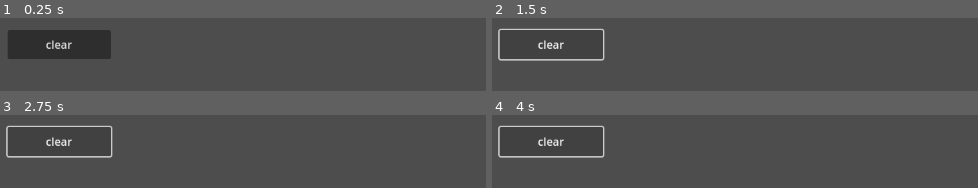
Above: before the commit, frames 1-4 (two rows, left to right).
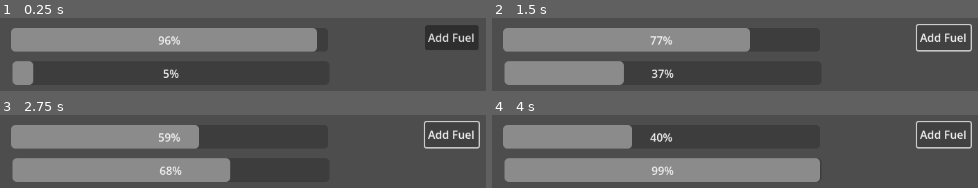
Above: after the commit, the same moments.

Repository: JACKADUX/godot-Factorio
Game: Godot game, scene res://modules/entities/mining_machine.tscn
The game is run twice, just before and just after one commit, with the same random seed, the same clock (stepped at 60 frames per second) and the same inputs. Before the commit the project starts from res://scenes/world.tscn.
Inputs:
- Up to frame 1 (0.25 s): no input
- Up to frame 2 (1.5 s): click "clear" (after the commit: "Add Fuel") at 0.5 s; click "clear" (after the commit: "Add Fuel") at 1.25 s
- Up to frame 3 (2.75 s): click "clear" (after the commit: "Add Fuel") at 2 s
- Up to frame 4 (4 s): no input

The runs differ from the first frame. In frame 1, 28% of the frame differs, in the area x 1-99%, y 9-92%; in frame 2, 27%; in frame 3, 29%; in frame 4, 32%, in the area x 1-99%, y 8-92%.

Commit message:
basic frame work components

Diff:
--- /dev/null
+++ b/Factorio/modules/components/craft_component.gd
@@ -0,0 +1,14 @@
+class_name CraftComponent extends StateTimer
+
+
+@export var crafting_speed:float = 1: #/s
+	set(value):
+		crafting_speed = value
+		_update_wait_time()
+@export var crafting_time:float = 1: #s
+	set(value):
+		crafting_time = value
+		_update_wait_time()
+
+func _update_wait_time():
+	wait_time = crafting_time/crafting_speed
--- /dev/null
+++ b/Factorio/modules/components/power_component.gd
@@ -0,0 +1,18 @@
+class_name PowerComponent extends StateTimer
+
+# 1 MJ = 1,000,000 J
+# 1 kW = 1,000 W
+# 1 W = 1 J/s
+
+@export var fuel_value:float = 4: # MJ
+	set(value):
+		fuel_value = value
+		_update_wait_time()
+
+@export var max_consumption:float = 150:  # kW
+	set(value):
+		max_consumption = value
+		_update_wait_time()
+
+func _update_wait_time():
+	wait_time = fuel_value*1000/max_consumption
--- /dev/null
+++ b/Factorio/modules/components/recipe_component.gd
@@ -0,0 +1,23 @@
+class_name RecipeComponent extends Node
+
+signal recipe_changed
+
+@export var recipe:Recipe:
+	set(value):
+		recipe = value
+		recipe_changed.emit()
+
+func consume(inputs:StorageCollection) -> bool:
+	var recipe_storages = recipe.get_ingredients()
+	var callables = []
+	for recipe_storage:Storage in recipe_storages.get_storages():
+		var input_storage = inputs.get_first_storage_by(recipe_storage.get_type())
+		if not input_storage:
+			return false
+		var recipe_number = recipe_storage.get_number()
+		if input_storage.get_number() < recipe_number:
+			return false
+		callables.append(func(): input_storage.take(recipe_number))
+	for callable in callables:
+		callable.call()
+	return true
--- /dev/null
+++ b/Factorio/modules/components/state_timer.gd
@@ -0,0 +1,19 @@
+class_name StateTimer extends Timer
+
+signal state_changed
+
+func _enter_tree():
+	timeout.connect(turn_off)
+	one_shot = true
+
+## Interface
+func turn_on():
+	start()
+	state_changed.emit()
+
+func turn_off():
+	stop()
+	state_changed.emit()
+
+func get_percent():
+	return (1-time_left/wait_time)
--- a/Factorio/modules/converter.gd
+++ /dev/null
@@ -1,35 +0,0 @@
-class_name Converter extends RefCounted
-
-signal formula_changed
-
-var _formula :Formula
-
-var _start_state:=false
-
-func is_started():
-	return _start_state
-
-func set_formula(formula:Formula):
-	_formula = formula
-	formula_changed.emit()
-
-func consume_inputs(inputs:StorageCollection) -> bool:
-	if _start_state:
-		#push_error("already started")
-		return false
-	if _formula.consume_inputs(inputs):
-		_start_state = true
-		return true
-	return false
-
-func get_time_cost():
-	return _formula.get_time_cost()
-
-func collect_outputs(outputs:StorageCollection) -> bool:
-	if not _start_state:
-		#push_error("not started")
-		return false
-	if _formula.collect_outputs(outputs):
-		_start_state = false
-		return true
-	return false
--- /dev/null
+++ b/Factorio/modules/data_structure/Items.gd
@@ -0,0 +1,8 @@
+class_name Enums extends Node
+
+enum Items {Null,
+			Coal,
+			IronOre,
+			CopperOre,
+
+	}
--- /dev/null
+++ b/Factorio/modules/data_structure/recipe.gd
@@ -0,0 +1,49 @@
+class_name Recipe extends Resource
+
+@export var _ingredients := StorageCollection.new()
+@export var _output := StorageCollection.new()
+@export var _crafting_time:float = 0.5  # s
+
+func get_crafting_time():
+	return _crafting_time
+
+func get_ingredients() -> StorageCollection:
+	return _ingredients
+
+## Statics
+static func create(consumes:StorageCollection, output:StorageCollection, time_cost:float=0) -> Recipe:
+	var recipe = Recipe.new()
+	recipe._ingredients = consumes
+	recipe._output = output
+	recipe._crafting_time = max(0.5, time_cost)
+	return recipe
+
+static func create_recipe_from(recipe_list:Array):
+	"""
+	# [type, consume/result, storage_max]
+	var _formula_list = [
+					[Items.Coal, 1, 1],
+					1,
+					[Items.Coal, 1, 1],
+					]
+	"""
+	var ingredients = StorageCollection.new()
+	var output = StorageCollection.new()
+	var crafting_time = 0
+	var input = true
+	for info in recipe_list:
+		if input:
+			if typeof(info) in [TYPE_FLOAT, TYPE_INT]:
+				crafting_time = info
+				input = false
+				continue
+			var max_number = 100
+			if info.size() == 3:
+				max_number = info[2]
+			ingredients.append_storage(Storage.create(info[0], info[1], max_number))
+		else:
+			var max_number = 100
+			if info.size() == 3:
+				max_number = info[2]
+			output.append_storage(Storage.create(info[0], info[1], max_number))
+	return Recipe.create(ingredients, output, crafting_time)
--- a/Factorio/modules/storage.gd
+++ b/Factorio/modules/data_structure/storage.gd
@@ -1,28 +1,19 @@
-class_name Storage extends RefCounted
+class_name Storage extends Resource
 
 signal storage_changed
 
-var _type:int = 0
-var _number:int = 0
-var _max_number:int = 64
+@export var _type:int = 0
+@export var _number:int = 0
+@export var _max_number:int = 100
 
-
-static func create(type:int, number:int, max_number:int=64) -> Storage:
+static func create(type:int, number:int, max_number:int=100) -> Storage:
 	var storage = Storage.new()
 	storage._type = type
 	storage._number = number
 	storage._max_number = max_number
 	return storage
 
-
 #region Interface
-func duplicate():
-	var storage = Storage.new()
-	storage._type = _type
-	storage._number = _number
-	storage._max_number = _max_number
-	return storage
-
 func is_same_type(other:Storage):
 	return _type == other.get_type()
 
--- a/Factorio/modules/storage_collection.gd
+++ b/Factorio/modules/data_structure/storage_collection.gd
@@ -1,17 +1,6 @@
-class_name StorageCollection extends RefCounted
+class_name StorageCollection extends Resource
 
-const EmptyStorageType :int = 0
-
-var _storages := []
-
-func duplicate(deep:=false):
-	var storages = StorageCollection.new()
-	if not deep:
-		storages._storages = _storages
-	else:
-		for st in _storages:
-			storages.append_storage(st.duplicate())
-	return storages
+@export var _storages :Array[Storage] = []
 
 func get_storages():
 	return _storages
@@ -63,3 +52,23 @@
 		data[type].space_left += space_left
 		data[type].storage_list.append(storage)
 	return data
+
+func collect_storages_by(storage_type:int) -> StorageCollection:
+	var data = get_type_total_data()
+	if data.has(storage_type):
+		return create_from_strages(data[storage_type].storage_list)
+	return null
+
+func get_first_storage_by(storage_type:int) -> Storage:
+	var data = get_type_total_data()
+	if data.has(storage_type):
+		return data[storage_type].storage_list[0]
+	return null
+
+## Statics
+static func create_from_strages(storages:Array) -> StorageCollection:
+	var sc = StorageCollection.new()
+	for storage in storages:
+		if storage is Storage:
+			sc.append_storage(storage)
+	return sc
--- /dev/null
+++ b/Factorio/modules/entities/mining_machine.gd
@@ -0,0 +1,63 @@
+extends Node2D
+
+
+var _inputs:StorageCollection
+var _outputs:StorageCollection
+
+@onready var recipe_component = %RecipeComponent
+@onready var power_component = %PowerComponent
+@onready var craft_component = %CraftComponent
+
+@onready var fuel_coal_storage := Storage.create(Enums.Items.Coal, 1)
+@onready var mine_coal_storages := StorageCollection.create_from_strages([Storage.create(Enums.Items.Coal, 1000)])
+
+func _ready():
+	var coal_recipe = [[Enums.Items.Coal, 1, 1], 1, [Enums.Items.Coal, 1, 1]]
+	var recipe = Recipe.create_recipe_from(coal_recipe)
+	recipe_component.recipe = recipe
+	power_component.state_changed.connect(feed_fuel)
+	power_component.state_changed.connect(func():
+		craft_component.paused = power_component.is_stopped()
+		)
+	craft_component.state_changed.connect(feed_ingredients)
+
+	initialize()
+
+func initialize():
+	feed_fuel()
+	feed_ingredients()
+
+func _process(delta):
+	if not power_component.is_stopped():
+		$ProgressBar.value = (1-power_component.get_percent())*100
+		if not craft_component.is_stopped():
+			$ProgressBar2.value = craft_component.get_percent()*100
+
+
+func feed_fuel():
+	if not power_component.is_stopped():
+		return
+	if not fuel_coal_storage.request_take(1):
+		print("not enough fuel")
+		return
+	fuel_coal_storage.take(1)
+	power_component.fuel_value = 1
+	power_component.max_consumption = 150
+	power_component.turn_on()
+	print("power_component fuel left: ", fuel_coal_storage.get_number())
+
+func feed_ingredients():
+	if not craft_component.is_stopped():
+		return
+	craft_component.crafting_speed = 0.25
+	craft_component.crafting_time = recipe_component.recipe.get_crafting_time()
+	if recipe_component.consume(mine_coal_storages):
+		craft_component.turn_on()
+		print("craft_component: ", mine_coal_storages.get_type_total_data())
+	else:
+		print("not enough inputs")
+
+
+func _on_button_pressed():
+	fuel_coal_storage.feed(1)
+	feed_fuel()
--- /dev/null
+++ b/Factorio/modules/entities/mining_machine.tscn
@@ -0,0 +1,42 @@
+[gd_scene load_steps=5 format=3 uid="uid://r3r0d86iwqxa"]
+
+[ext_resource type="Script" path="res://modules/entities/mining_machine.gd" id="1_u4rql"]
+[ext_resource type="Script" path="res://modules/components/power_component.gd" id="2_8064y"]
+[ext_resource type="Script" path="res://modules/components/craft_component.gd" id="3_q7y2w"]
+[ext_resource type="Script" path="res://modules/components/recipe_component.gd" id="4_u7cmm"]
+
+[node name="MiningMachine" type="Node2D"]
+script = ExtResource("1_u4rql")
+
+[node name="PowerComponent" type="Timer" parent="."]
+unique_name_in_owner = true
+script = ExtResource("2_8064y")
+
+[node name="CraftComponent" type="Timer" parent="."]
+unique_name_in_owner = true
+script = ExtResource("3_q7y2w")
+
+[node name="RecipeComponent" type="Node" parent="."]
+unique_name_in_owner = true
+script = ExtResource("4_u7cmm")
+
+[node name="ProgressBar" type="ProgressBar" parent="."]
+offset_left = 29.0
+offset_top = 26.0
+offset_right = 486.0
+offset_bottom = 60.0
+
+[node name="ProgressBar2" type="ProgressBar" parent="."]
+offset_left = 31.0
+offset_top = 74.0
+offset_right = 488.0
+offset_bottom = 108.0
+
+[node name="Button" type="Button" parent="."]
+offset_left = 626.0
+offset_top = 22.0
+offset_right = 703.0
+offset_bottom = 58.0
+text = "Add Fuel"
+
+[connection signal="pressed" from="Button" to="." method="_on_button_pressed"]
--- a/Factorio/modules/formula.gd
+++ /dev/null
@@ -1,70 +0,0 @@
-class_name Formula extends RefCounted
-
-var _consumes := StorageCollection.new()
-var _results := StorageCollection.new()
-var _time_cost:float = 0
-
-static func create(consumes:StorageCollection, results:StorageCollection, time_cost:float=0) -> Formula:
-	var form = Formula.new()
-	form._consumes = consumes
-	form._results = results
-	form._time_cost = max(0, time_cost)
-	return form
-
-func get_time_cost():
-	return _time_cost
-
-func get_results():
-	return _results.duplicate(true)
-
-func consume_inputs(inputs:StorageCollection):
-	var consume_total_data = _consumes.get_type_total_data()
-	var input_total_data = inputs.get_type_total_data()
-	var callable_list = []
-	for consume_type in consume_total_data:
-		if consume_type == 0:
-			continue
-		if not input_total_data.has(consume_type):
-			return false
-		var consume_data = consume_total_data[consume_type]
-		var input_data = input_total_data[consume_type]
-		if consume_data.number > input_data.number:
-			return false
-		callable_list.append(func():
-			var consume_number = consume_data.number
-			for storage:Storage in input_data.storage_list:
-				consume_number -= storage.take(consume_number)
-		)
-	for callable in callable_list:
-		callable.call()
-	return true
-
-func collect_outputs(outputs:StorageCollection):
-	"""
-	注意： outputs 内部必须包含 _results 中的所有type 否则返回false
-	"""
-	var result_total_data = _results.get_type_total_data()
-	var output_total_data = outputs.get_type_total_data()
-	var callable_list = []
-
-	for result_type in result_total_data:
-		if result_type == 0:
-			continue
-		if not output_total_data.has(result_type):
-			return false
-		var result_data = result_total_data[result_type]
-		var output_data = output_total_data[result_type]
-		if output_data.space_left < result_data.number:
-			return false
-
-		callable_list.append(func():
-			var result_number = result_data.number
-			for storage:Storage in output_data.storage_list:
-				var request = storage.request_feed(result_number)
-				storage.feed(request)
-				result_number -= request
-		)
-	for callable in callable_list:
-		callable.call()
-
-	return true
--- a/Factorio/modules/mashines/Items.gd
+++ /dev/null
@@ -1,49 +0,0 @@
-class_name Enums extends Node
-
-enum Items {Null,
-			Coal,
-			IronOre,
-			CopperOre,
-
-	}
-
-
-
-
-static func create_formula_from(formula_list:Array):
-	"""
-	[type, consume/result, storage_max]
-	var _formula_list = [
-					[Items.Coal, 1, 1],
-					0.5,
-					[Items.Coal, 1, 1],
-					]
-	"""
-	var consumes = StorageCollection.new()
-	var results = StorageCollection.new()
-	var time_cost = 0
-	var input = true
-	for info in formula_list:
-		if input:
-			if typeof(info) in [TYPE_FLOAT, TYPE_INT]:
-				time_cost = info
-				input = false
-				continue
-			var max_number = 64
-			if info.size() == 3:
-				max_number = info[2]
-			consumes.append_storage(Storage.create(info[0], info[1], max_number))
-		else:
-			var max_number = 64
-			if info.size() == 3:
-				max_number = info[2]
-			results.append_storage(Storage.create(info[0], info[1], max_number))
-	return Formula.create(consumes, results, time_cost)
-
-static func formula_coal_mine():
-	var formula_list = [
-		[Items.Coal, 1, 1],
-		2,
-		[Items.Coal, 1, 1],
-	]
-	return create_formula_from(formula_list)
--- a/Factorio/modules/mashines/mining_machine.gd
+++ /dev/null
@@ -1,81 +0,0 @@
-extends Node2D
-
-var _transports = []
-var _inputs := StorageCollection.new()
-var _outputs := StorageCollection.new()
-var _converter = Converter.new()
-
-var mine_types = [Enums.Items.Coal, Enums.Items.IronOre, Enums.Items.CopperOre]
-var _temp_inputs := StorageCollection.new()
-
-@onready var timer_converter = %TimerConverter
-
-
-func _ready():
-	timer_converter.timeout.connect(_on_timer_converter_timeout)
-
-func add_input(storage:Storage):
-	if storage.is_empty():
-		return
-	if storage.get_type() not in mine_types:
-		return
-	_temp_inputs.append_storage(storage)
-
-func assign_inputs():
-	_temp_inputs.remove_empty_storage()
-	if _temp_inputs.is_empty():
-		return
-	if not _outputs.is_empty() and not _outputs.is_all_storage_empty():
-		return
-
-	var data = _temp_inputs.get_type_total_data()
-	var avalible = []
-	for mine_type in mine_types:
-		if data.has(mine_type):
-			avalible.append(mine_type)
-	if not avalible:
-		_temp_inputs.clear()
-		return
-	var mine_type = avalible.pick_random()
-	var storage = data[mine_type].storage_list[0]
-	storage.storage_changed.connect(_on_storage_changed.bind(storage, "input"))
-	var formula:Formula
-	if mine_type == Enums.Items.Coal:
-		formula = Enums.formula_coal_mine()
-
-	_converter.set_formula(formula)
-	_inputs.clear()
-	_inputs.append_storage(storage)
-	_outputs = formula.get_results()
-	_outputs.set_all_storage_to_empty()
-
-func update_transports():
-	for transport:Transport in _transports:
-		transport.transport()
-
-func start_converter():
-	if _converter.consume_inputs(_inputs):
-		print("convert_started")
-		timer_converter.start(_converter.get_time_cost())
-
-func end_converter():
-	if _converter.collect_outputs(_outputs):
-		print("convert_finished")
-		print(_outputs.get_type_total_data())
-	else:
-		print("can't releas output")
-
-func update():
-	update_transports()
-	start_converter()
-
-## OnSignals
-func _on_storage_changed(storage:Storage, in_or_out):
-	print(in_or_out,": ",storage.get_number())
-	if in_or_out == "input":
-		if storage.is_empty():
-			assign_inputs.call_deferred()
-
-
-func _on_timer_converter_timeout():
-	end_converter()
--- a/Factorio/modules/test/test_storage.gd
+++ b/Factorio/modules/test/test_storage.gd
@@ -18,10 +18,3 @@
 	var f_sc = StorageCollection.new()
 	f_sc.append_storage(Storage.create(1, 2))
 	f_sc.append_storage(Storage.create(2, 1))
-
-	var f_sc2 = StorageCollection.new()
-	f_sc2.append_storage(Storage.create(3, 1))
-	var form = Formula.create(f_sc, f_sc2)
-
-	if form.apply_formula(sc):
-		print(form.get_results().get_type_total_data())
--- a/Factorio/project.godot
+++ b/Factorio/project.godot
@@ -11,6 +11,6 @@
 [application]
 
 config/name="Factorio"
-run/main_scene="res://scenes/world.tscn"
+run/main_scene="res://modules/entities/mining_machine.tscn"
 config/features=PackedStringArray("4.2", "Forward Plus")
 config/icon="res://icon.svg"
--- a/Factorio/scenes/world.gd
+++ /dev/null
@@ -1,24 +0,0 @@
-extends Node2D
-
-
-@onready var mining_machine = %MiningMachine
-
-
-func _ready() -> void:
-	var coal_mines = StorageCollection.new()
-	coal_mines.append_storage(Storage.create(Enums.Items.Coal, 1000))
-	coal_mines.append_storage(Storage.create(Enums.Items.Coal, 1000))
-	coal_mines.append_storage(Storage.create(Enums.Items.Coal, 1000))
-
-	for coal_mine in coal_mines.get_storages():
-		mining_machine.add_input(coal_mine)
-	mining_machine.assign_inputs()
-
-
-
-func _process(delta: float) -> void:
-	mining_machine.update()
-
-
-func _on_button_pressed():
-	pass
--- a/Factorio/scenes/world.tscn
+++ /dev/null
@@ -1,24 +0,0 @@
-[gd_scene load_steps=3 format=3 uid="uid://bqng4grrrmj0a"]
-
-[ext_resource type="Script" path="res://scenes/world.gd" id="1_7qkd4"]
-[ext_resource type="Script" path="res://modules/mashines/mining_machine.gd" id="2_pwela"]
-
-[node name="World" type="Node2D"]
-script = ExtResource("1_7qkd4")
-
-[node name="Button" type="Button" parent="."]
-offset_left = 24.0
-offset_top = 29.0
-offset_right = 173.0
-offset_bottom = 71.0
-text = "clear"
-
-[node name="MiningMachine" type="Node2D" parent="."]
-unique_name_in_owner = true
-script = ExtResource("2_pwela")
-
-[node name="TimerConverter" type="Timer" parent="MiningMachine"]
-unique_name_in_owner = true
-one_shot = true
-
-[connection signal="pressed" from="Button" to="." method="_on_button_pressed"]
Renamed: Factorio/modules/transport.gd -> Factorio/modules/data_structure/transport.gd
Not shown, added: Factorio/resource/factorio.xlsx
